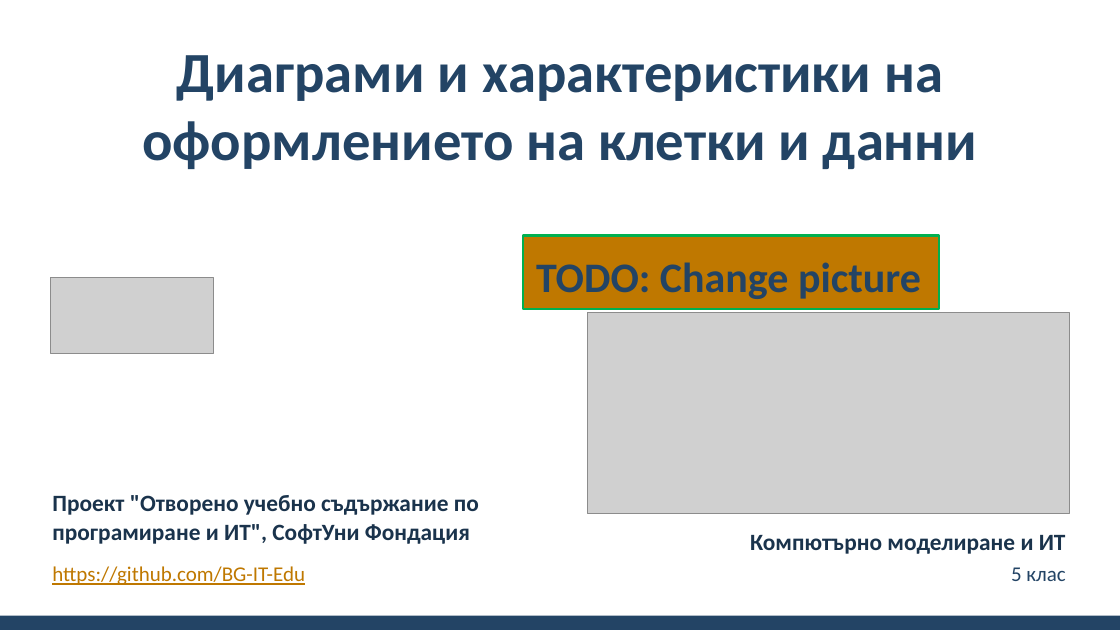
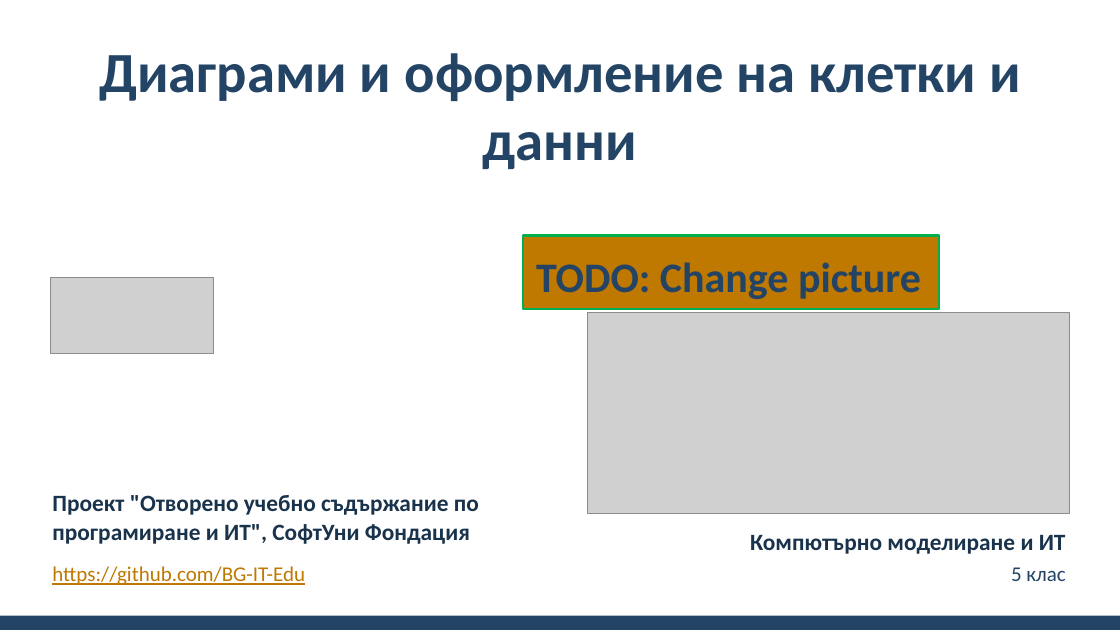
Before and after one commit to BG-IT-Edu/School-Programming, a slide deck: slide 1 of Courses/Computer-Modeling-and-IT/Computer-Modeling-and-IT-5-Class/29-Charts-and-Layout-of-Cells-and-Data/29-Charts-and-Layout-of-Cells-and-Data.pptx. Drawn at 1120x630 pixels with LibreOffice and Linux fonts; fonts in the diff are those of the drawing; grey boxes stand for pictures; background and template pictures are left out. Boxes give left, top, right and bottom in pixels: in the first picture for what was removed or moved away, otherwise in the second. Text is boxed around its words. In the diff, an @@ line names an element or a change of style, - is before the commit and + after.

Commit message:
Changed name of charts and layout slides

```diff
--- a/Courses/Computer-Modeling-and-IT/Computer-Modeling-and-IT-5-Class/29-Charts-and-Layout-of-Cells-and-Data/29-Charts-and-Layout-of-Cells-and-Data.pptx
+++ b/Courses/Computer-Modeling-and-IT/Computer-Modeling-and-IT-5-Class/29-Charts-and-Layout-of-Cells-and-Data/29-Charts-and-Layout-of-Cells-and-Data.pptx
@@ title at box(99, 53, 1021, 169): text changed @@
-Диаграми и характеристики на оформлението на клетки и данни
+Диаграми и оформление на клетки и данни
```
